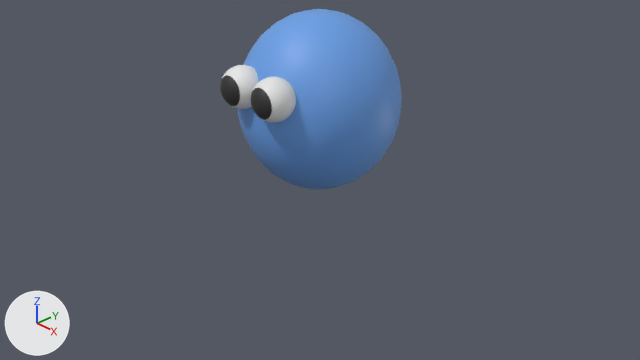
One commit to the Blender file blend/mysmon_vanilla.blend: the scene before it, then after it.
Both versions are drawn from the file's camera 'Camera'. Lighting does not change. The marker at lower left points along +X, +Y and +Z.

The scene before the commit, as lines of its bpy script (objects in view):
```python
mat_body = principled_material('body')
mat_body.base_color = (0.14, 0.348, 0.8)  # blue #699fe7
me_sphere = bpy.data.meshes.new('Sphere')
me_sphere.from_pydata(...)  # a UV sphere (32 segments, 16 rings, poles along z) spanning x -1.0..1.0, y -1.0..1.0, z -1.0..1.0
me_sphere.polygons.foreach_set('use_smooth', [True] * 512)
me_sphere.materials.append(mat_body)  # blue #699fe7
me_sphere_002 = bpy.data.meshes.new('Sphere.002')
me_sphere_002.from_pydata(...)  # 482 vertices, 512 faces; spans x -1.0..1.0, y -1.0..1.0, z -1.0..1.0
me_sphere_002.polygons.foreach_set('use_smooth', [True] * 512)
# faces by material slot: [384, 128]
me_sphere_002.materials.append(mat_white_eyes)  # white #e7e7e7
me_sphere_002.materials.append(mat_black_eyes)  # black #303030
ob_sphere = bpy.data.objects.new('Sphere', me_sphere)
ob_sphere.location = (0.0, 0.0, 1.01)
ob_sphere.scale = (1.0, 1.0, 1.1)
ob_sphere_001 = bpy.data.objects.new('Sphere.001', me_sphere_002)
ob_sphere_001.location = (0.275, -0.957, 1.357)
ob_sphere_001.rotation_euler = (1.571, 0.0, 0.0)  # degrees (90, 0, 0)
ob_sphere_001.scale = (0.255, 0.255, 0.255)
_m = ob_sphere_001.modifiers.new('Mirror', 'MIRROR')
_m.mirror_object = ob_sphere
```
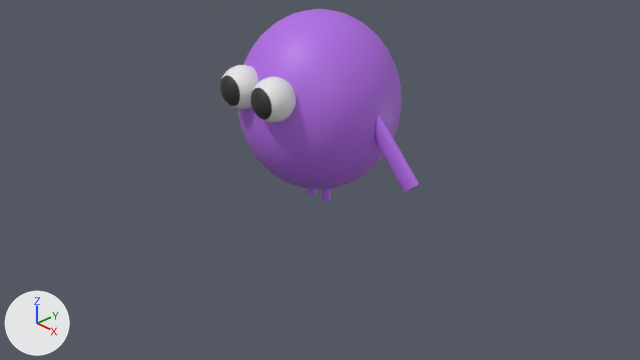
Commit message: feat: arms and foots added

Edits to the scene script, one JSON object a line:
```json
{"op": "set", "path": "mat_body.base_color", "old": "(0.14, 0.348, 0.8)", "new": "(0.446, 0.149, 0.8)", "note": "blue #699fe7 -> purple #b26ce7"}
{"op": "add", "block": "me_cylinder_003", "code": ["me_cylinder_003 = bpy.data.meshes.new('Cylinder.003')", "me_cylinder_003.from_pydata(...)  # a 32-sided cylinder along z spanning x -1.0..1.0, y -1.0..1.0, z -1.0..1.0", "me_cylinder_003.materials.append(mat_body)  # purple #b26ce7"]}
{"op": "add", "block": "ob_cylinder_001", "code": ["ob_cylinder_001 = bpy.data.objects.new('Cylinder.001', me_cylinder_003)", "ob_cylinder_001.location = (1.06, 0.0, 0.86)", "ob_cylinder_001.rotation_euler = (0.0248, -0.736, 0.023)  # degrees (1.4, -42, 1.3)", "ob_cylinder_001.scale = (0.129, 0.0614, 0.67)", "_m = ob_cylinder_001.modifiers.new('Mirror', 'MIRROR')", "_m.mirror_object = ob_sphere"]}
{"op": "add", "block": "ob_cylinder", "code": ["ob_cylinder = bpy.data.objects.new('Cylinder', me_cylinder_003.copy())", "ob_cylinder.location = (0.129, 0.0, -0.141)", "ob_cylinder.scale = (0.0504, 0.0614, 0.16)", "_m = ob_cylinder.modifiers.new('Mirror', 'MIRROR')", "_m.mirror_object = ob_sphere"]}
```

Location of each change, (x1, y1, x2, y2) in pixels of the pictures (640 x 360 px):
```json
{"object": "Sphere", "change": "recoloured", "before": [237, 9, 402, 190], "after": [237, 9, 402, 190], "on screen": "blue to purple"}
{"object": "Cylinder.001", "change": "added", "after": [374, 114, 419, 193], "on screen": "purple"}
{"object": "Cylinder", "change": "added", "after": [308, 189, 331, 202]}
```
